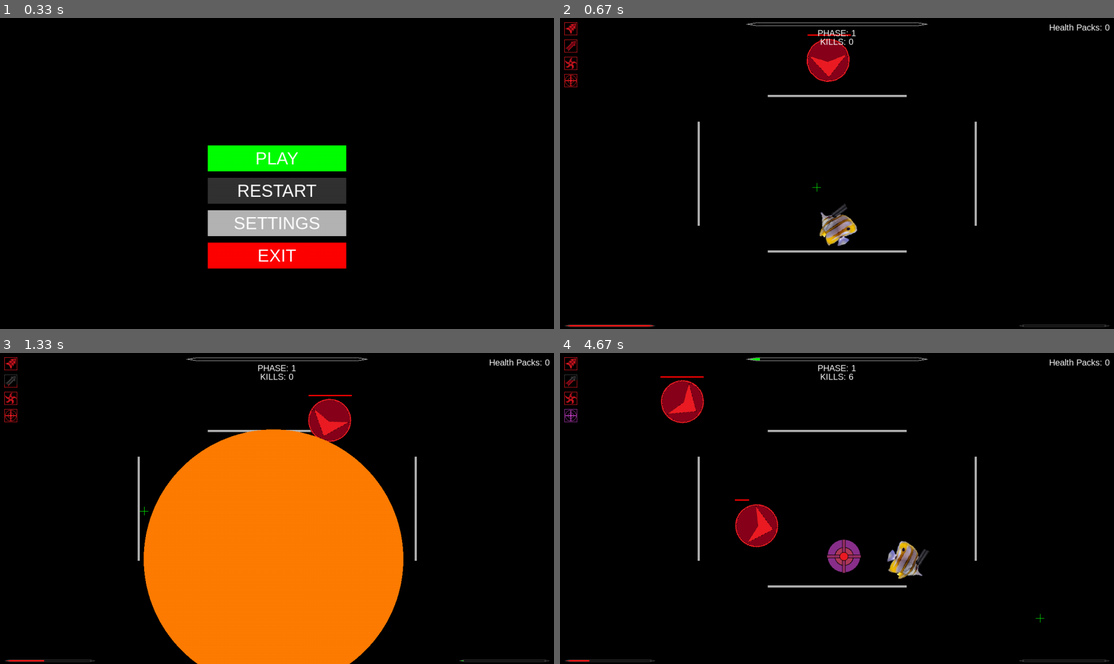
Above: before the commit, frames 1-4 (two rows, left to right).
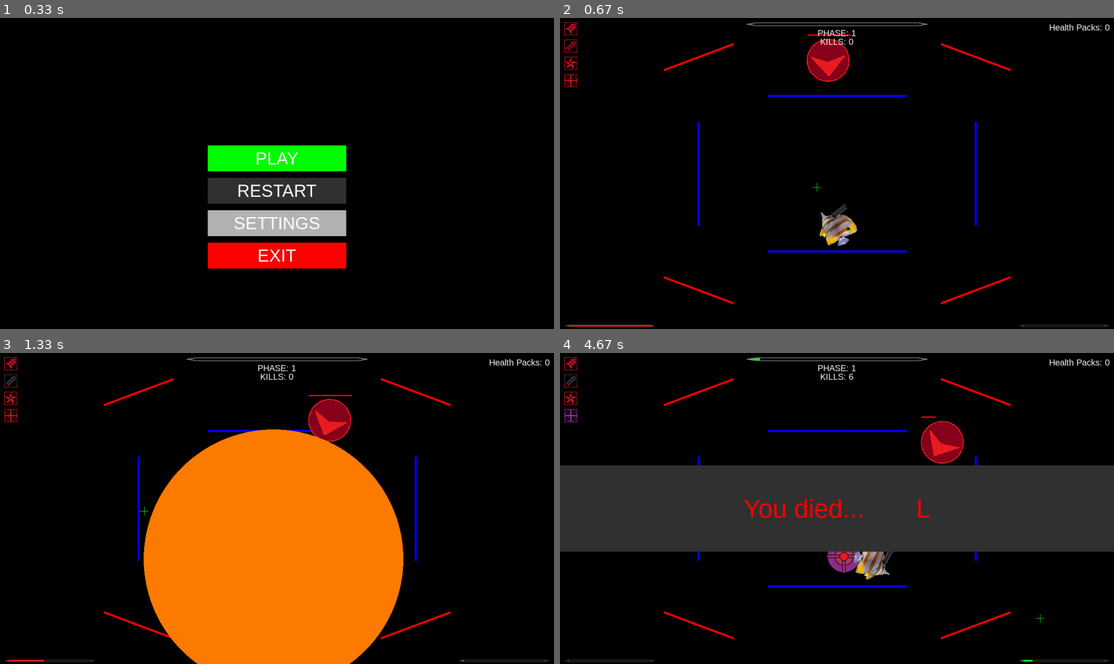
Above: after the commit, the same moments.

Repository: Jacob1Carter/BulletHellPygame
Game: pygame game, started from main.py
The game is run twice, just before and just after one commit, with the same random seed, the same clock (stepped at 60 frames per second) and the same inputs.
Inputs (mouse positions are in pixels of both pictures, inside the frame that each line leads up to):
- Up to frame 1 (0.33 s): no input
- Up to frame 2 (0.67 s): click (814, 185) at 0.38 s
- Up to frame 3 (1.33 s): click (144, 511) at 0.72 s; tap E at 1 s
- Up to frame 4 (4.67 s): click (920, 399) at 1.38 s; hold D 1.67-2.13 s; tap F at 1.73, 2.03 s; click (1041, 617) at 1.75 s; tap K at 1.82 s

Frame 1 is identical in both runs. In frame 2, 1.1% of the frame differs, in the area x 18-82%, y 7-93%; in frame 3, 0.8%; in frame 4, 31%, in the area x 0-100%, y 7-100%.

Commit message:
Ricochet added, not fully working

Diff:
--- a/entities.py
+++ b/entities.py
@@ -374,7 +374,8 @@
             self.bx = b[0]
             self.by = b[-1]
 
-    def __init__(self, position_list, transform=(0, 0)):
+    def __init__(self, type, position_list, transform=(0, 0)):
+        self.type = type
 
         self.position_list = []
         for position in position_list:
@@ -387,7 +388,12 @@
         for i in range(len(self.position_list) - 1):
             self.segments.append(self.Segment(self.position_list[i], self.position_list[i+1]))
 
-        self.colour = main.COLOURS["light_grey"]
+        if self.type == "wall":
+            self.colour = main.COLOURS["light_grey"]
+        elif self.type == "shield":
+            self.colour = main.COLOURS["blue"]
+        elif self.type == "ricochet":
+            self.colour = main.COLOURS["red"]
         self.thickness = 5
 
 
--- a/main.py
+++ b/main.py
@@ -8,7 +8,7 @@
 import entities
 import json
 from screeninfo import get_monitors
-from tools import shortest_distance
+from tools import shortest_distance, calculate_angle
 
 pygame.font.init()
 
@@ -250,6 +250,7 @@
 def handle_bullets(bullets, player, enemies, covers):
     remove_list = []
     for bullet in bullets:
+        #print(bullet.angle)
 
         #   move
         if not bullet.hit_marker:
@@ -263,27 +264,44 @@
             #   check if hit cover
 
             for cover in covers:
-                for segment in cover.segments:
-                    if shortest_distance(segment.ax, segment.ay, segment.bx, segment.by, bullet.x, bullet.y) <= bullet.width * 2:
-                        if bullet not in remove_list:
-                            remove_list.append(bullet)
-                        break
+                if cover.type == "shield" or cover.type == "wall":
+                    for segment in cover.segments:
+                        if shortest_distance(segment.ax, segment.ay, segment.bx, segment.by, bullet.x, bullet.y) <= bullet.width * 2:
+                            if bullet not in remove_list:
+                                remove_list.append(bullet)
+                            break
+                elif cover.type == "ricochet":
+                    for segment in cover.segments:
+                        if shortest_distance(segment.ax, segment.ay, segment.bx, segment.by, bullet.x, bullet.y) <= bullet.width * 2:
+                            if bullet.tag == "0":
+                                print(calculate_angle(segment.ax, segment.ay, segment.bx, segment.by))
+                                bullet.angle += 180
+                                if bullet.angle >= 360:
+                                    bullet.angle -= 360
+                                bullet.img = pygame.transform.scale(pygame.image.load(os.path.join("Assets", "Bullets", "Bullet_yellow.png")), (bullet.width, bullet.height))
+                                bullet.tag = "2"
+                                bullet.damage *= 100
+                                bullet.vel *= 3
+                            else:
+                                if bullet not in remove_list:
+                                    remove_list.append(bullet)
+                                break
 
             #   check for hit
-
-            if bullet.tag == "1":
+            print(bullet.angle)
+            if bullet.tag == "1" or bullet.tag == "2":
                 distance = math.sqrt((bullet.x - player.x) ** 2 + (bullet.y - player.y) ** 2)
                 #   if player.x + player.width > bullet.x > player.x and \
                 #   player.y + player.height > bullet.y > player.y:
                 if distance <= (player.width/2):
                     player.take_damage(bullet.damage)
                     bullet.hit_marker = True
-            elif bullet.tag == "0":
+            if bullet.tag == "0" or bullet.tag == "2":
                 for enemy in enemies:
                     distance = math.sqrt((bullet.x - enemies[enemy].x) ** 2 + (bullet.y - enemies[enemy].y) ** 2)
                     #   if enemies[enemy].x + enemies[enemy].width > bullet.x > enemies[enemy].x and \
                     #   enemies[enemy].y + enemies[enemy].height > bullet.y > enemies[enemy].y:
-                    if distance <= enemies[enemy].width:
+                    if distance <= (enemies[enemy].width * (2/3)):
                         enemies[enemy].take_damage(bullet.damage)
                         bullet.hit_marker = True
                         player.heal(3)
@@ -463,7 +481,7 @@
     for bullet in bullets:
         if not bullet.hit_marker:
             WIN.blit(
-                pygame.transform.rotate(bullet.owner.bullet_img, bullet.angle),
+                pygame.transform.rotate(bullet.img, bullet.angle),
                 bullet.rect)
 
     #   Show player
@@ -877,6 +895,7 @@
     shockwaves = []
     covers = [
         entities.Cover(
+            "shield",
             [
                 (
                     WIDTH * (1 / 4),
@@ -889,6 +908,7 @@
             ]
         ),
         entities.Cover(
+            "shield",
             [
                 (
                     WIDTH - (WIDTH * (1 / 4)),
@@ -901,6 +921,7 @@
             ]
         ),
         entities.Cover(
+            "shield",
             [
                 (
                     WIDTH * (3 / 8),
@@ -913,6 +934,7 @@
             ]
         ),
         entities.Cover(
+            "shield",
             [
                 (
                     WIDTH * (3 / 8),
@@ -923,6 +945,63 @@
                     HEIGHT - (HEIGHT * (1 / 4)),
                 ),
             ]
+        ),
+
+        entities.Cover(
+            "ricochet",
+            [
+                (
+                    WIDTH * (1 / 4),
+                    HEIGHT * (1 / 3),
+                ),
+                (
+                    WIDTH * (3 / 8),
+                    HEIGHT * (1 / 4),
+                ),
+            ],
+            (-80, -120)
+        ),
+        entities.Cover(
+            "ricochet",
+            [
+                (
+                    WIDTH - (WIDTH * (3 / 8)),
+                    HEIGHT * (1 / 4),
+                ),
+                (
+                    WIDTH - (WIDTH * (1 / 4)),
+                    HEIGHT * (1 / 3),
+                ),
+            ],
+            (80, -120)
+        ),
+        entities.Cover(
+            "ricochet",
+            [
+                (
+                    WIDTH - (WIDTH * (1 / 4)),
+                    HEIGHT - (HEIGHT * (1 / 3)),
+                ),
+                (
+                    WIDTH - (WIDTH * (3 / 8)),
+                    HEIGHT - (HEIGHT * (1 / 4)),
+                ),
+            ],
+            (80, 120)
+        ),
+        entities.Cover(
+            "ricochet",
+            [
+                (
+                    WIDTH * (1 / 4),
+                    HEIGHT - (HEIGHT * (1 / 3)),
+                ),
+                (
+                    WIDTH * (3 / 8),
+                    HEIGHT - (HEIGHT * (1 / 4)),
+                ),
+            ],
+            (-80, 120)
         ),
     ]
 
--- a/tools.py
+++ b/tools.py
@@ -102,9 +102,6 @@
         return False
 
 
-import math
-
-
 def shortest_distance(start_x, start_y, end_x, end_y, point_x, point_y):
     # Calculate the length of the line segment
     line_length = math.dist((start_x, start_y), (end_x, end_y))
@@ -141,3 +138,23 @@
     distance = math.dist((closest_point_x, closest_point_y), (point_x, point_y))
 
     return distance
+
+
+def calculate_angle(x1, y1, x2, y2):
+    # Calculate the angle in radians
+    angle_radians = math.atan2(y2 - y1, x2 - x1)
+
+    # Convert the angle to degrees
+    angle_degrees = math.degrees(angle_radians)
+
+    # Ensure the angle is between 0 and 180 degrees
+    angle_degrees = (angle_degrees + 360) % 360
+
+    # If the angle is greater than 90 degrees, subtract it from 180
+    if angle_degrees > 90:
+        angle_degrees = 180 - angle_degrees
+
+    if angle_degrees < 0:
+        angle_degrees = 180 + angle_degrees
+
+    return angle_degrees
Binary file added: Assets/Bullets/Bullet_yellow.png
